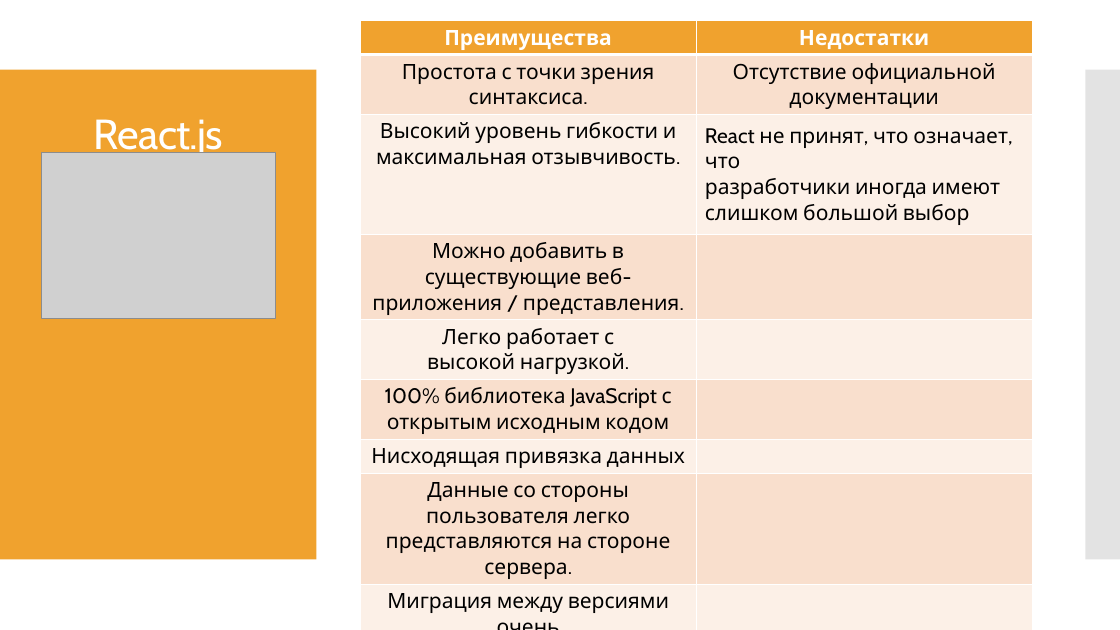
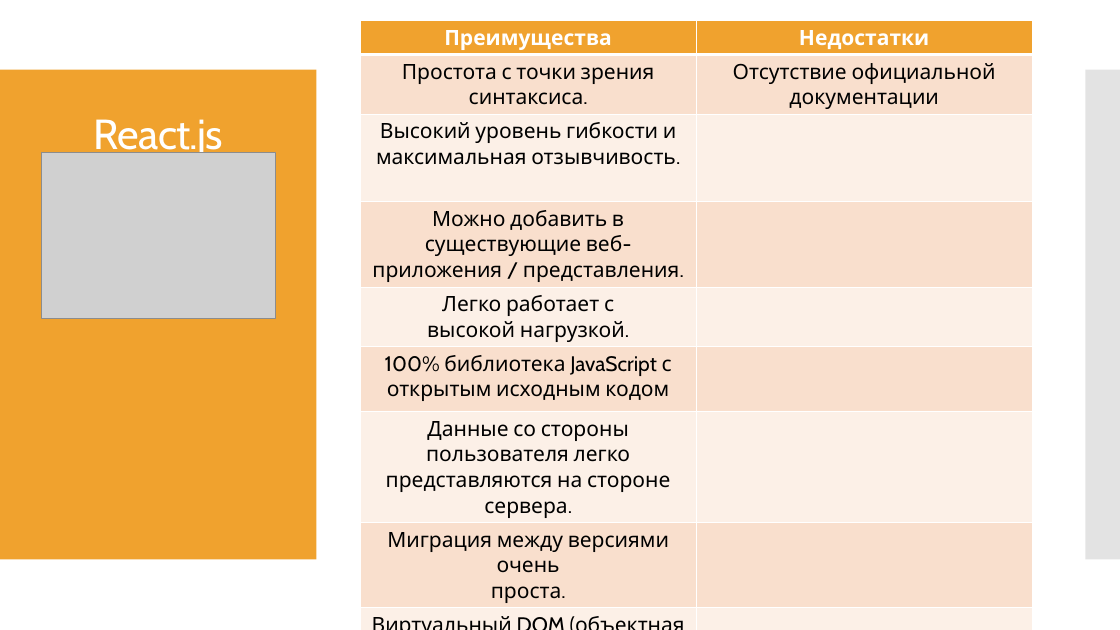
Before and after one commit to AlinaZhurba2000/DZ_Dmitrieva_and_Zhurba, a slide deck: slide 32 of презентация_файл_видео/Сравнение js frameworks.pptx. Drawn at 1120x630 pixels with LibreOffice and Linux fonts; fonts in the diff are those of the drawing; grey boxes stand for pictures. Boxes give left, top, right and bottom in pixels: in the first picture for what was removed or moved away, otherwise in the second. Text is boxed around its words. In the diff, an @@ line names an element or a change of style, - is before the commit and + after.

```diff
--- a/презентация_файл_видео/Сравнение js frameworks.pptx
+++ b/презентация_файл_видео/Сравнение js frameworks.pptx
@@ table at (360, 20, 1033, 607) @@
-row 3, column 2: React не принят, что означает, что разработчики иногда имеют слишком большой выбор
+row 3, column 2: 
-row 7: Нисходящая привязка данных | 
```
Also in this commit, not shown: 7 other slides changed.
